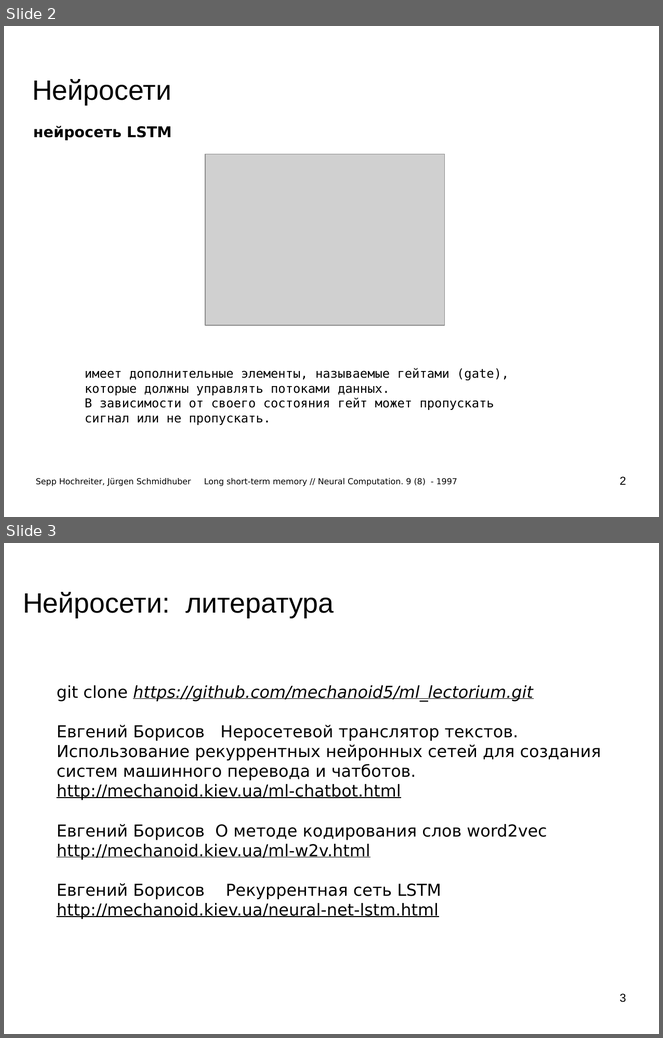
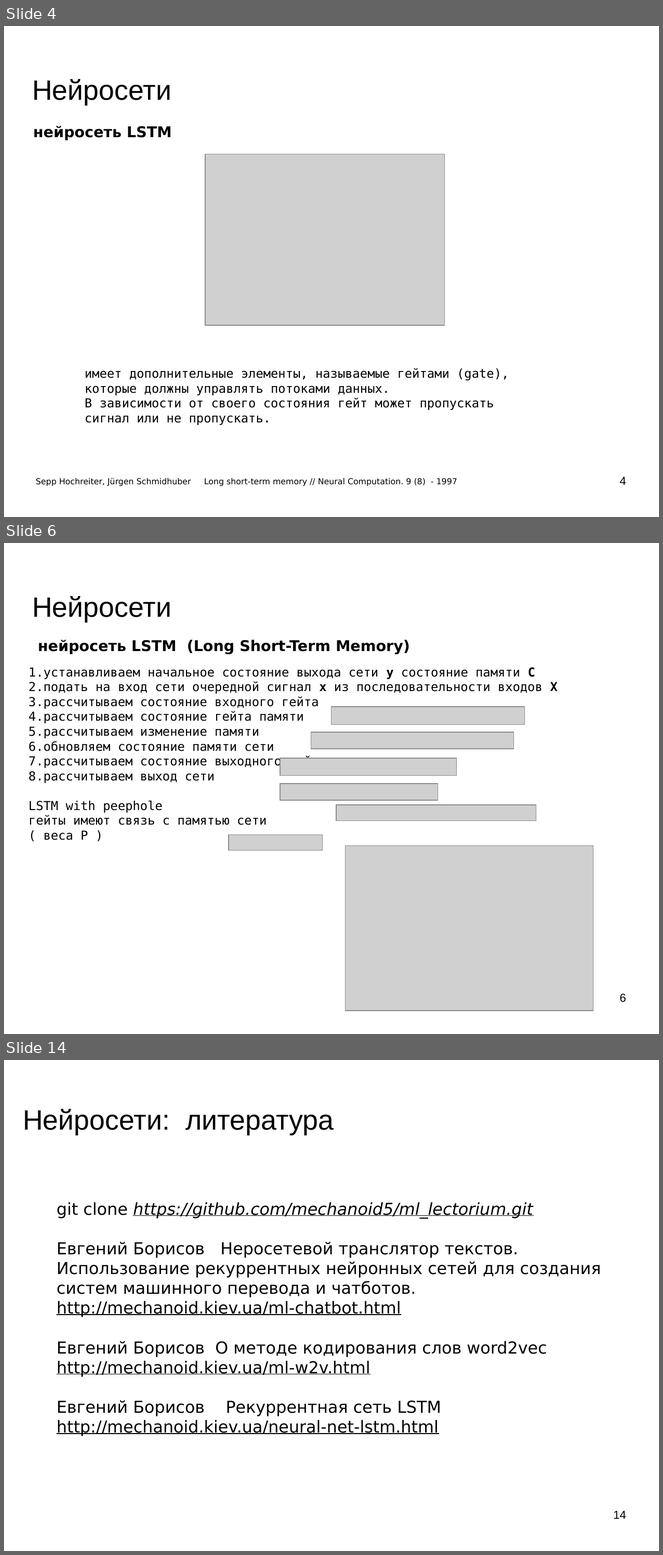
Before and after one commit to mechanoid5/ml_lectorium_legacy, a slide deck: 21-chatbot.odp. Shown one above the other, each under a label of ours: slides 2 and 3 before the commit, slides 4, 6 and 14 after it; the slides between them are not shown. The pictures are 663x1038 and 663x1555 pixels, drawn with LibreOffice and Linux fonts; fonts in the diff are those of the drawing; grey boxes stand for pictures; background and template pictures are left out. Boxes give left, top, right and bottom in pixels: in the first picture for what was removed or moved away, otherwise in the second. Text is boxed around its words. In the diff, an @@ line names an element or a change of style, - is before the commit and + after.

```diff
--- a/21-chatbot.odp
+++ b/21-chatbot.odp
@@ slide 6 added at (x1=4, y1=543, x2=659, y2=1034), background picture (left out) @@
@@ title added at (x1=32, y1=596, x2=171, y2=622), 33.9 pt, text #000000 @@
+Нейросети
@@ text added at (x1=38, y1=640, x2=410, y2=654), 18 pt, text #000000, bold @@
+нейросеть LSTM (Long Short-Term Memory)
@@ text added at (x1=28, y1=667, x2=558, y2=840), 15 pt, text #000000 @@
+1.устанавливаем начальное состояние выхода сети y состояние памяти C
+2.подать на вход сети очередной сигнал x из последовательности входов X
+3.рассчитываем состояние входного гейта
+4.рассчитываем состояние гейта памяти
+5.рассчитываем изменение памяти
+6.обновляем состояние памяти сети
+7.рассчитываем состояние выходного гейта
+8.рассчитываем выход сети
+LSTM with peephole
+гейты имеют связь с памятью сети
+( веса P )
@@ picture added at (x1=332, y1=707, x2=525, y2=725) @@
@@ picture added at (x1=311, y1=732, x2=515, y2=749) @@
@@ picture added at (x1=281, y1=758, x2=457, y2=775) @@
@@ picture added at (x1=281, y1=784, x2=439, y2=800) @@
@@ picture added at (x1=336, y1=805, x2=536, y2=821) @@
@@ picture added at (x1=229, y1=835, x2=323, y2=850) @@
@@ picture added at (x1=346, y1=846, x2=594, y2=1012) @@
@@ page number added at (x1=620, y1=994, x2=626, y2=1003), 14 pt, text #000000 @@
+6
@@ what was slide 2 is now slide 4 @@
@@ page number at (x1=620, y1=477, x2=626, y2=485): text changed @@
-2
+4
@@ what was slide 3 is now slide 14 @@
@@ page number at (x1=613, y1=1511, x2=626, y2=1519): text changed @@
-3
+14
```
Also in this commit, not shown: 1 slide changed, 10 other slides added, 8 other files.
